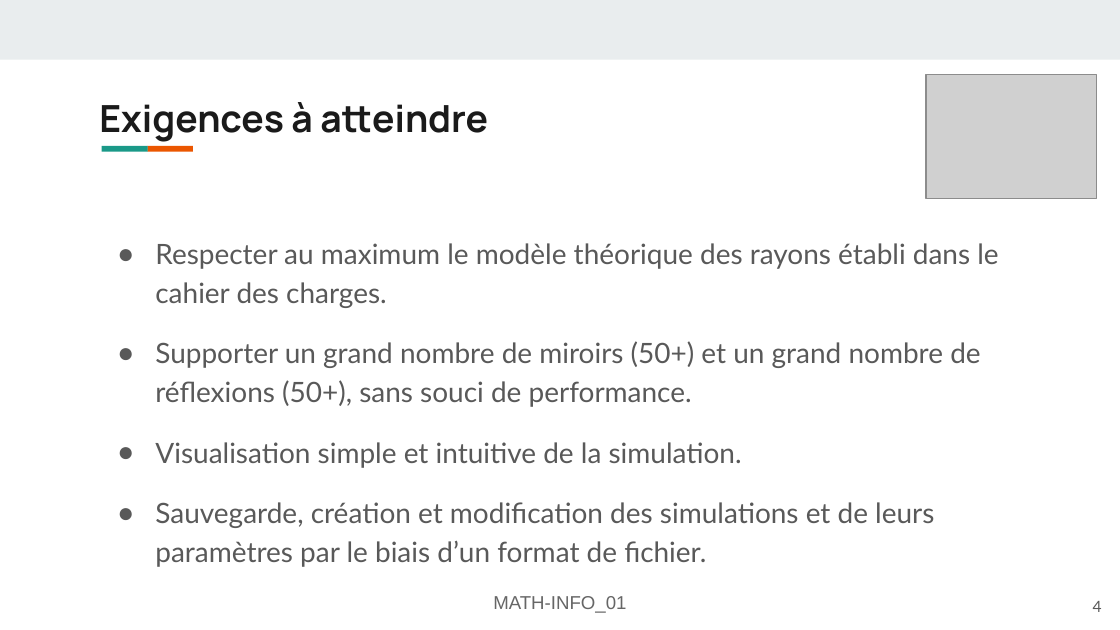
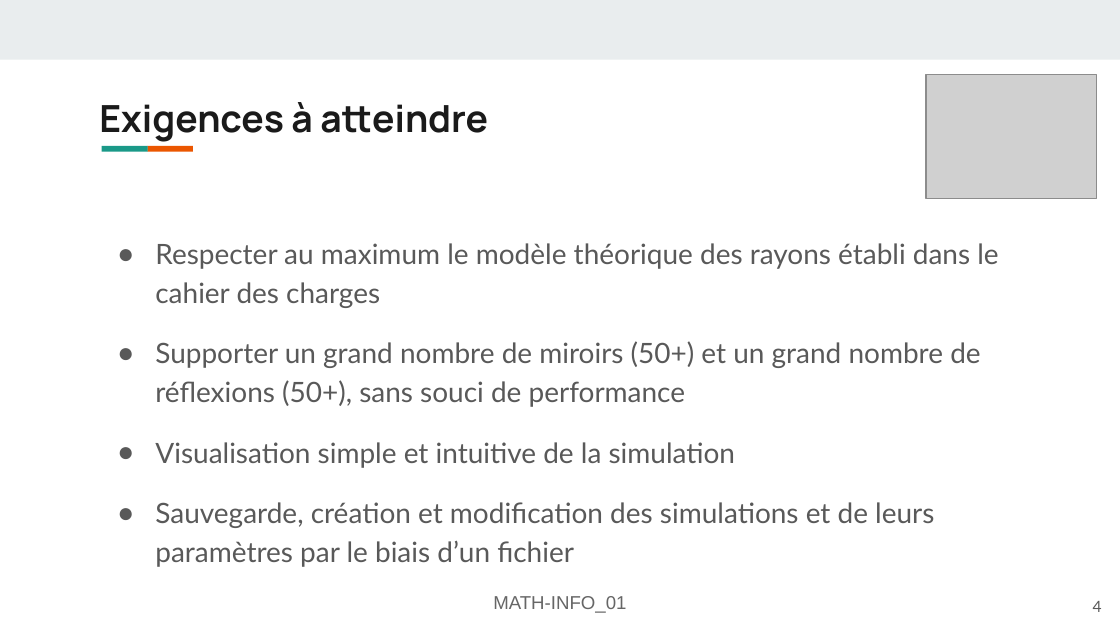
Before and after one commit to FlashOnFire/MirrorVerse, a slide deck: slide 4 of project_managment/pres2/MATH-INFO_01-Présentation-mirror-verse.odp. Drawn at 1120x630 pixels with LibreOffice and Linux fonts; fonts in the diff are those of the drawing; grey boxes stand for pictures. Boxes give left, top, right and bottom in pixels: in the first picture for what was removed or moved away, otherwise in the second. Text is boxed around its words. In the diff, an @@ line names an element or a change of style, - is before the commit and + after.

```diff
--- a/project_managment/pres2/MATH-INFO_01-Présentation-mirror-verse.odp
+++ b/project_managment/pres2/MATH-INFO_01-Présentation-mirror-verse.odp
@@ text at <box>155,243,998,567</box>: text changed @@
-● Respecter au maximum le modèle théorique des rayons établi dans le cahier des charges.
-● Supporter un grand nombre de miroirs (50+) et un grand nombre de réflexions (50+), sans souci de performance.
-● Visualisation simple et intuitive de la simulation.
-● Sauvegarde, création et modification des simulations et de leurs paramètres par le biais d’un format de fichier.
+● Respecter au maximum le modèle théorique des rayons établi dans le cahier des charges
+● Supporter un grand nombre de miroirs (50+) et un grand nombre de réflexions (50+), sans souci de performance
+● Visualisation simple et intuitive de la simulation
+● Sauvegarde, création et modification des simulations et de leurs paramètres par le biais d’un fichier
```
Also in this commit, not shown: 7 other slides changed, 2 slides added, 1 slide removed, 1 other file.
